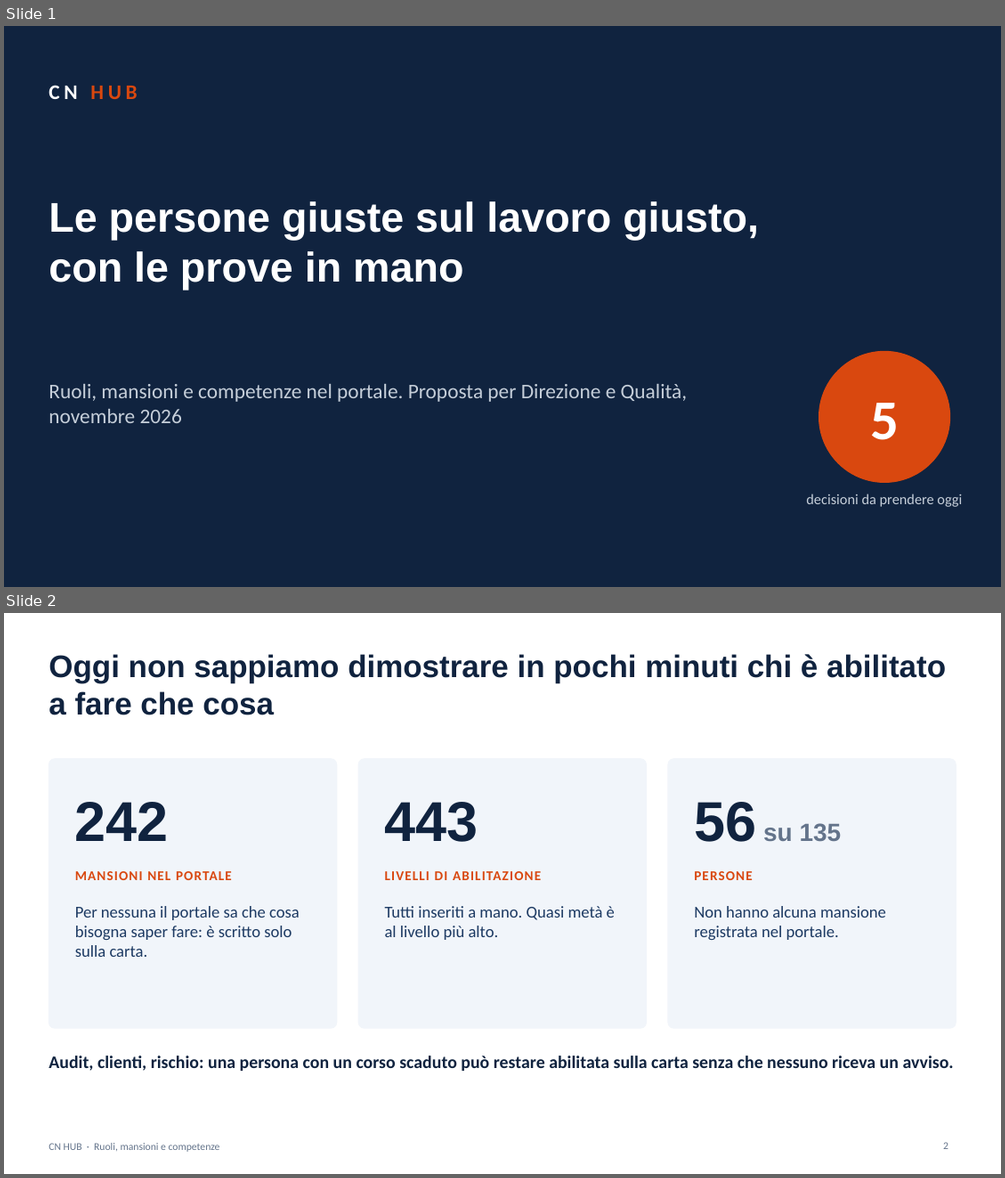
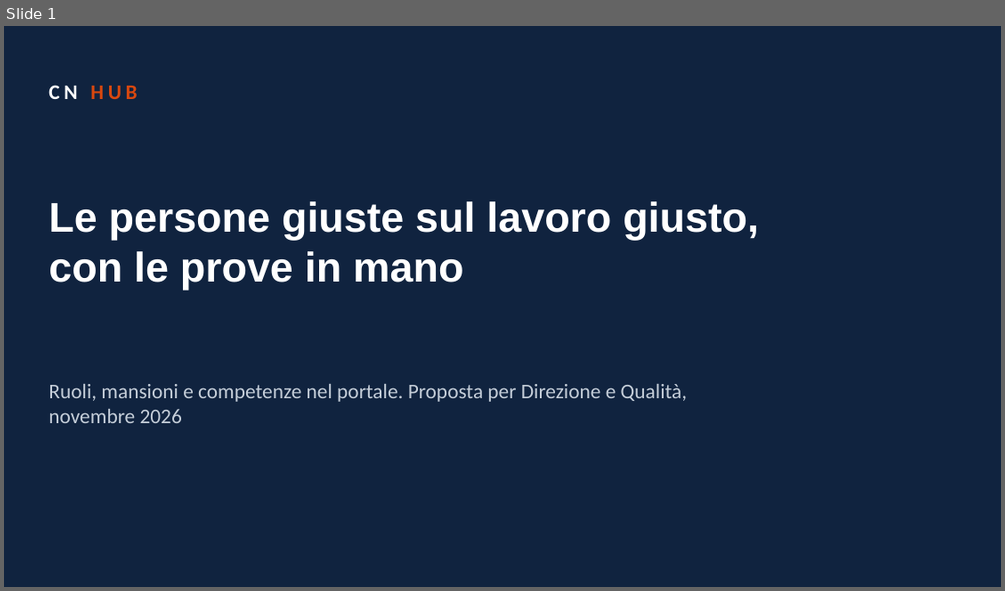
Before and after one commit to brividich/CRM-Brizio, a slide deck: docs/feasibility/ruoli-mansioni-competenze/Fattibilita_RMC_Presentazione.pptx. Shown one above the other, each under a label of ours: slides 1 and 2 before the commit, slide 1 after it. The pictures are 1005x1178 and 1005x591 pixels, drawn with LibreOffice and Linux fonts; fonts in the diff are those of the drawing. Boxes give left, top, right and bottom in pixels: in the first picture for what was removed or moved away, otherwise in the second. Text is boxed around its words. In the diff, an @@ line names an element or a change of style, - is before the commit and + after.

```diff
--- a/docs/feasibility/ruoli-mansioni-competenze/Fattibilita_RMC_Presentazione.pptx
+++ b/docs/feasibility/ruoli-mansioni-competenze/Fattibilita_RMC_Presentazione.pptx
@@ slide 2 removed at [4, 613, 1001, 1174], background #FFFFFF @@
@@ title removed at [48, 654, 946, 715] @@
-Oggi non sappiamo dimostrare in pochi minuti chi è abilitato a fare che cosa
@@ rounded rectangle removed at [48, 759, 337, 1028] @@
@@ rounded rectangle removed at [358, 759, 647, 1028] @@
@@ rounded rectangle removed at [668, 759, 956, 1028] @@
@@ text removed at [75, 802, 169, 841] @@
-242
@@ text removed at [385, 802, 478, 842] @@
-443
@@ text removed at [694, 802, 841, 842] @@
-56 su 135
@@ text removed at [75, 871, 232, 880] @@
-MANSIONI NEL PORTALE
@@ text removed at [385, 871, 541, 880] @@
-LIVELLI DI ABILITAZIONE
@@ text removed at [694, 871, 752, 880] @@
-PERSONE
@@ text removed at [75, 906, 299, 957] @@
-Per nessuna il portale sa che cosa bisogna saper fare: è scritto solo sulla carta.
@@ text removed at [385, 906, 615, 940] @@
-Tutti inseriti a mano. Quasi metà è al livello più alto.
@@ text removed at [694, 906, 886, 940] @@
-Non hanno alcuna mansione registrata nel portale.
@@ text removed at [48, 1055, 954, 1070] @@
-Audit, clienti, rischio: una persona con un corso scaduto può restare abilitata sulla carta senza che nessuno riceva un avviso.
@@ text removed at [48, 1143, 220, 1151] @@
-CN HUB · Ruoli, mansioni e competenze
@@ page number removed at [943, 1142, 948, 1149] @@
-2
@@ slide 1 changed as well @@
@@ ellipse removed at [819, 351, 950, 483] @@
@@ text removed at [870, 402, 898, 440] @@
-5
@@ text removed at [806, 493, 962, 507] @@
-decisioni da prendere oggi
```
Also in this commit, not shown: 3 other slides changed, 3 slides added, 7 other slides removed, 17 other files.
